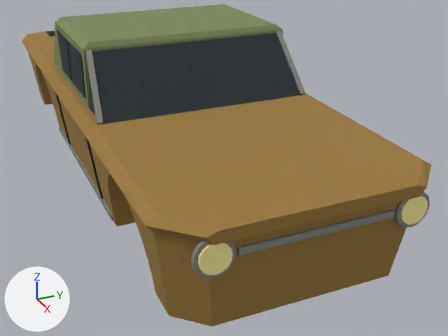
Two versions of the glTF model game/public/models/base_convertible.glb, one commit apart.
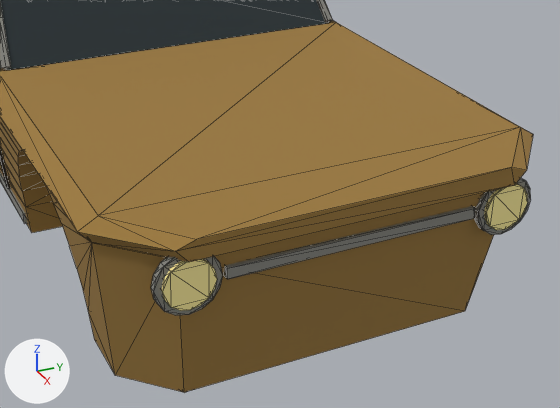
Old and new are each drawn whole from a 50 mm camera at (5.78, -1.98, 1.87) aimed at (0.53, 0.38, -0.75) and again close up on the part from 22% to 100% of the width and 24% to 100% of the height. The axes (+X, +Y, +Z) are drawn at lower left. The lights are the same throughout. The older version's two pictures come first. The close-ups show mesh edges as thin lines. Vertices at exactly the same position are counted once.

The scene before the commit, as lines of its bpy script (objects in view):
```python
me_body = bpy.data.meshes.new('body')
me_body.from_pydata(...)  # 798 vertices, 1460 faces; spans x -2.92..2.92, y -1.09..1.09, z -0.76..0.67
# faces by material slot: [428, 120, 444, 120, 240, 88, 20]
me_body.materials.append(mat_paint)  # brown #9c7a3e
me_body.materials.append(mat_under)  # black #2e2a26
me_body.materials.append(mat_metal_light)  # grey #8a8a84
me_body.materials.append(mat_light)  # yellow #fff0a0
me_body.materials.append(mat_red)  # red #e03020
me_body.materials.append(mat_glass)  # dark grey #2a3438
me_body.materials.append(mat_trim)  # green #7e8a5a
ob_base_convertible = bpy.data.objects.new('base_convertible', me_body)
ob_base_convertible.location = (0.0, 0.0, 0.0)
```
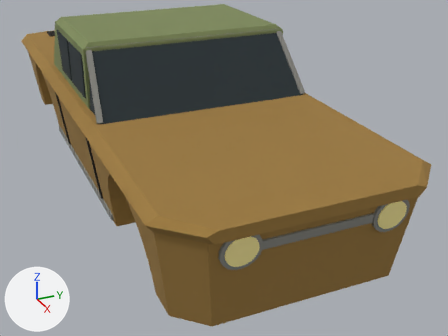
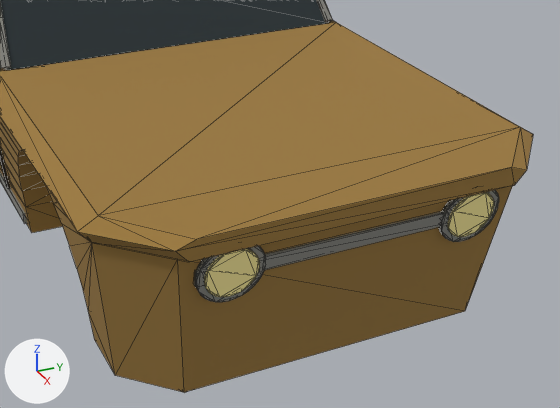
The change, as a diff of the scene's bpy script:
```diff
--- a/game/public/models/base_convertible.glb.py
+++ b/game/public/models/base_convertible.glb.py
@@ me_body @@
 # used by ob_base_convertible; location = (0.0, 0.0, 0.0)
-me_body.from_pydata(...)  # 798 vertices, 1460 faces; spans x -2.92..2.92, y -1.09..1.09, z -0.76..0.67
+me_body.from_pydata(...)  # 926 vertices, 1716 faces; spans x -2.92..2.92, y -1.09..1.09, z -0.76..0.67
+# me_body part 1: the loose piece of 8 vertices spanning x 2.86..2.89, y -0.58..0.58, z -0.18..-0.12 is scaled about its middle by (0.658, 1.22, 1.38), then moved by (-0.01, 0.0, 0.0)
+# me_body part 2: a new loose piece of 64 vertices spanning x 2.84..2.91, y 0.42..0.7, z -0.29..-0.01, in mat_metal_light (grey #8a8a84)
+# me_body part 3: a new loose piece of 64 vertices spanning x 2.84..2.91, y -0.7..-0.42, z -0.29..-0.01, in mat_metal_light (grey #8a8a84)
+# me_body part 4: a new loose piece of 64 vertices spanning x 2.86..2.92, y 0.44..0.68, z -0.27..-0.03, in mat_light (yellow #fff0a0)
+# me_body part 5: a new loose piece of 64 vertices spanning x 2.86..2.92, y -0.68..-0.44, z -0.27..-0.03, in mat_light (yellow #fff0a0)
+# me_body part 6
+# 64 vertices are removed from x 2.86..2.91, y 0.6..0.88, z -0.29..-0.01
+# 120 faces are deleted
+# me_body part 7
+# 64 vertices are removed from x 2.86..2.91, y -0.88..-0.6, z -0.29..-0.01
+# 120 faces are deleted
 me_body.materials.append(mat_paint)
```

Pixel boxes [x1, y1, x2, y2] of what changed, in the close-ups (560 x 408 px; the box of a moved part takes in the faces that stretch with it):
part 1 of me_body, moved or reshaped
    before: [224, 206, 475, 279]
    after: [194, 211, 444, 287]
part 2 of me_body, added
    after: [439, 190, 499, 242]
part 3 of me_body, added
    after: [196, 246, 266, 302]
part 4 of me_body, added (yellow)
    after: [448, 192, 494, 237]
part 5 of me_body, added (yellow)
    after: [204, 249, 260, 297]
part 6 of me_body, deleted
    before: [474, 178, 531, 235]
part 7 of me_body, deleted
    before: [151, 256, 223, 315]
